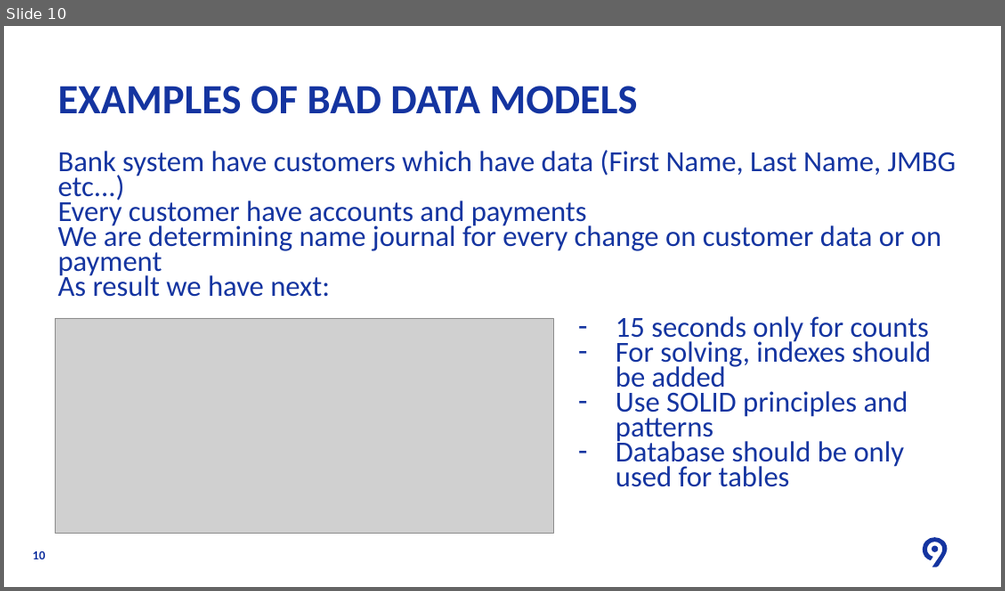
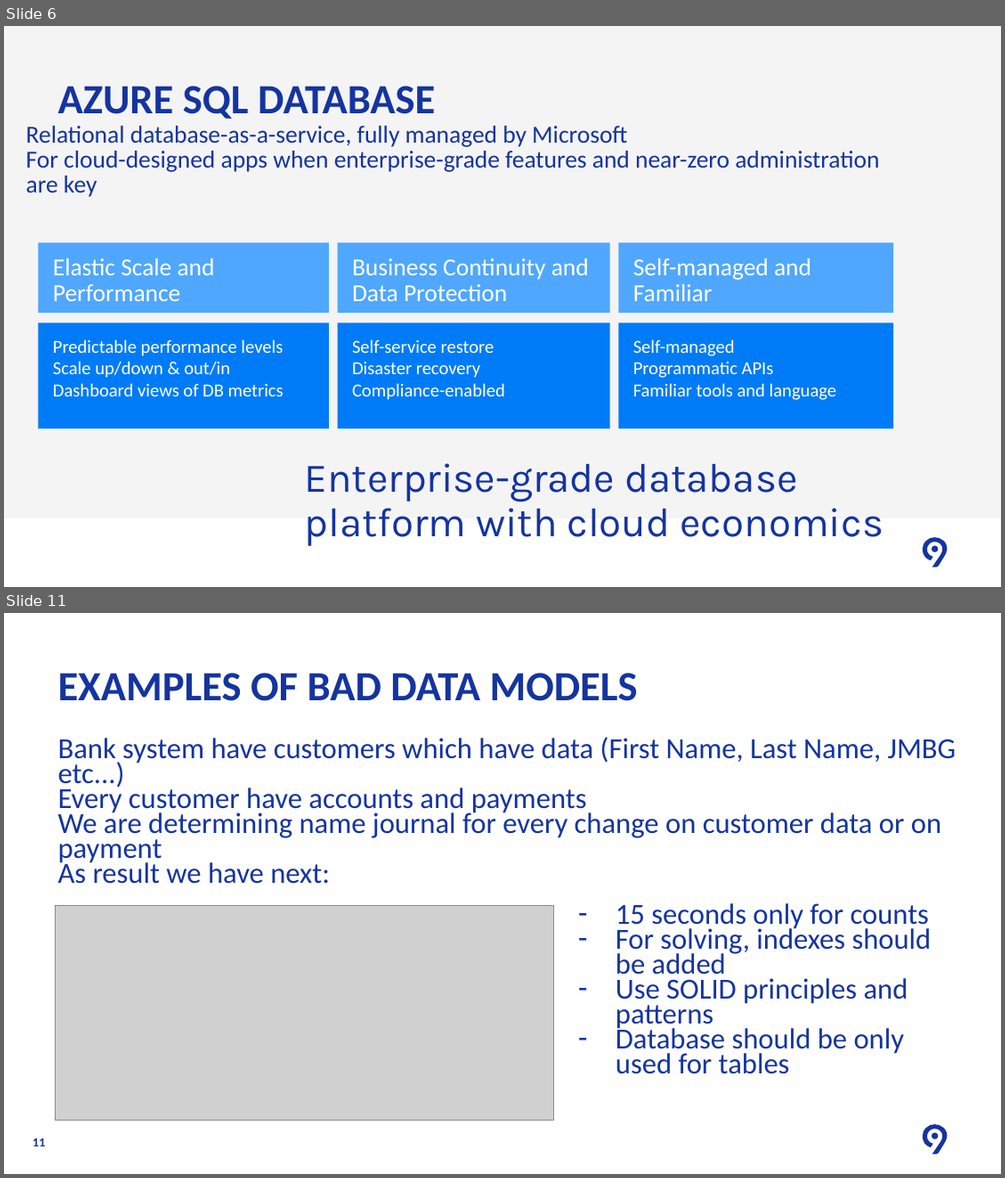
Before and after one commit to Levi9NS/Code9-2021, a slide deck: Azure Database (SQL and Cosmos)/SQL/Code9 2021 - SQL Database.pptx. Shown one above the other, each under a label of ours: slide 10 before the commit, slides 6 and 11 after it; the slides between them are not shown. The pictures are 1005x591 and 1005x1178 pixels, drawn with LibreOffice and Linux fonts; fonts in the diff are those of the drawing; grey boxes stand for pictures; background and template pictures are left out. Boxes give left, top, right and bottom in pixels: in the first picture for what was removed or moved away, otherwise in the second. Text is boxed around its words. In the diff, an @@ line names an element or a change of style, - is before the commit and + after.

```diff
--- a/Azure Database (SQL and Cosmos)/SQL/Code9 2021 - SQL Database.pptx
+++ b/Azure Database (SQL and Cosmos)/SQL/Code9 2021 - SQL Database.pptx
@@ slide 6 added at [4,26,1001,587], background #F4F4F4; not listed: 2 template elements that a slide beside it also shows @@
@@ title added at [58,86,435,119], 40 pt, text #1434A0, bold @@
+AZURE SQL DATABASE
@@ text added at [26,126,879,197], 23.5 pt, text #1434A0 @@
+Relational database-as-a-service, fully managed by Microsoft
+For cloud-designed apps when enterprise-grade features and near-zero administration are key
@@ rectangle added at [39,243,329,313], fill #50A7FF, 23.5 pt, text #FFFFFF @@
+Elastic Scale and Performance
@@ rectangle added at [338,243,610,313], fill #50A7FF, 23.5 pt, text #FFFFFF @@
+Business Continuity and Data Protection
@@ rectangle added at [619,243,894,313], fill #50A7FF, 23.5 pt, text #FFFFFF @@
+Self-managed and Familiar
@@ rectangle added at [39,323,329,428], fill #007BF7, 17.6 pt, text #FFFFFF @@
+Predictable performance levels
+Scale up/down & out/in
+Dashboard views of DB metrics
@@ rectangle added at [338,323,610,428], fill #007BF7, 17.6 pt, text #FFFFFF @@
+Self-service restore
+Disaster recovery
+Compliance-enabled
@@ rectangle added at [619,323,894,428], fill #007BF7, 17.6 pt, text #FFFFFF @@
+Self-managed
+Programmatic APIs
+Familiar tools and language
@@ text added at [305,463,884,546], 39.2 pt, text #1434A0 @@
+Enterprise-grade database platform with cloud economics
@@ rectangle added at [4,518,1001,587], fill #FFFFFF @@
@@ what was slide 10 is now slide 11 @@
@@ page number at [32,1138,45,1146]: text changed @@
-10
+11
```
Also in this commit, not shown: 5 slides changed, 3 other slides added, 3 slides removed.
